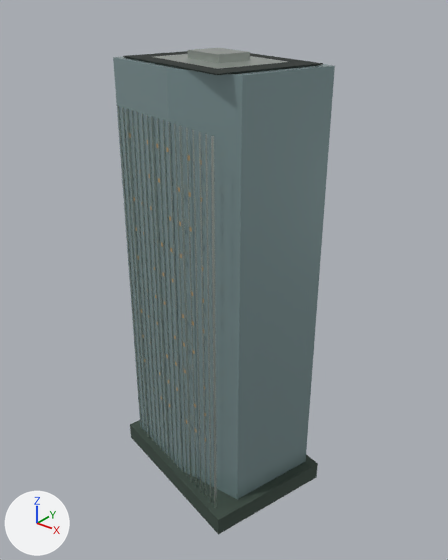
What one commit did to the glTF model landmarks/assets/excellence-houhai.glb.
Camera for both pictures: a camera (50 mm lens) standing at (170.0, -205.0, 240.0) and looking at (2.0, 5.0, 110.0). The lights are fixed; the arrows at lower left show +X, +Y and +Z. The older version comes first. Vertices at exactly the same position are counted once.

In view in the first picture: 'crown_screen', 'crown_step', 'envelope', 'fins', 'night_windows', 'podium', 'roof_deck'.
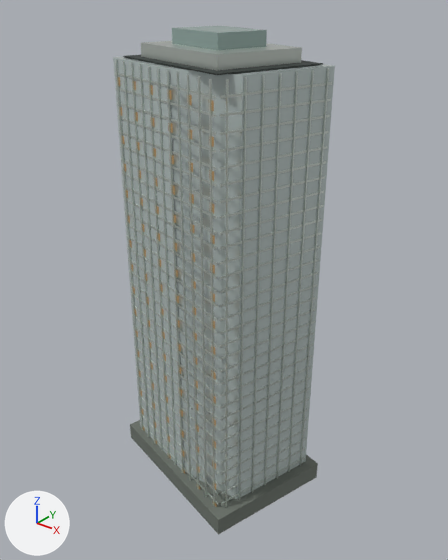
Where the change shows, as pixel boxes [x1, y1, x2, y2] in the pictures (448 x 560 px; the box of a moved part takes in the faces that stretch with it):
'envelope', recoloured, surface changed (grey to light grey): [113, 57, 335, 499] in both
'fins', recoloured, reshaped: before [118, 106, 217, 508]; after [115, 60, 329, 507]
'floor_bands', added: after [115, 72, 332, 505]
'podium', recoloured, surface changed (lighter): [130, 420, 318, 535] in both
'crown_step', recoloured, reshaped: before [154, 54, 287, 69]; after [141, 41, 302, 71]
'crown_screen', recoloured, surface changed, reshaped: before [188, 48, 250, 63]; after [172, 26, 267, 50]
'night_windows', reshaped: before [130, 137, 206, 441]; after [118, 77, 217, 507]
part 3 of me_fins, moved or reshaped: before [118, 106, 142, 429]; after [115, 60, 143, 430]
part 4 of me_fins, moved or reshaped: before [122, 107, 146, 432]; after [123, 61, 150, 437]
part 5 of me_fins, moved or reshaped: before [126, 109, 150, 437]; after [131, 63, 156, 443]
part 6 of me_fins, moved or reshaped: before [132, 110, 154, 440]; after [139, 65, 163, 451]
part 7 of me_fins, moved or reshaped: before [136, 112, 158, 445]; after [148, 66, 169, 458]
part 8 of me_fins, moved or reshaped: before [141, 113, 162, 449]; after [157, 68, 177, 465]
part 9 of me_fins, moved or reshaped: before [147, 115, 217, 508]; after [166, 68, 329, 507]

What changed in the scene script:
```text
Change mat_glass:
    mat_glass.base_color: (0.27, 0.381, 0.392) -> (0.558, 0.644, 0.631)  # grey #8ea6a8 -> light grey #c5d2d0
    mat_glass.metallic: 0.42 -> 0.22
Change mat_metal:
    mat_metal.base_color: (0.539, 0.591, 0.546) -> (0.665, 0.723, 0.672)  # light grey #c2cac3 -> light grey #d5ddd6
Change mat_stone:
    mat_stone.base_color: (0.0452, 0.0704, 0.0545) -> (0.153, 0.175, 0.15)  # greyish green #3c4b42 -> grey #6d746c
    mat_stone.roughness: 0.84 -> 0.78
Change mat_glass_alt:
    mat_glass_alt.roughness: 0.28 -> 0.22
Change me_crown_step:
    remove me_crown_step.from_pydata(...)  # 8 vertices, 12 faces; spans x -27.9..27.4, y -19.5..26.8, z 199.5..210.0
    add me_crown_step.from_pydata(...)  # 8 vertices, 12 faces; spans x -32.4..31.9, y -23.3..30.5, z 209.6..215.5
    me_crown_step part 1: the whole mesh is rebuilt
Change me_crown_screen:
    remove me_crown_screen.from_pydata(...)  # 8 vertices, 12 faces; spans x -12.7..12.2, y -6.8..14.1, z 210.0..213.2
    remove me_crown_screen.materials.append(mat_metal)  # light grey #c2cac3
    add me_crown_screen.from_pydata(...)  # 8 vertices, 12 faces; spans x -19.0..18.5, y -12.1..19.3, z 213.1..221.6
    me_crown_screen part 2: the whole mesh is rebuilt
    add me_crown_screen.materials.append(mat_glass_alt)  # grey #9eb6b0
Change me_fins:
    remove me_fins.from_pydata(...)  # 288 vertices, 432 faces; spans x -43.0..43.0, y -34.0..41.0, z 1.0..189.0
    add me_fins.from_pydata(...)  # 288 vertices, 432 faces; spans x -45.0..44.0, y -34.0..41.0, z 0.0..208.0
    me_fins part 3: the loose piece of 8 vertices spanning x -43.0, y -15.0..-14.0, z 1.0..189.0 is scaled about its middle by (2.29, 1.35, 1.11), then moved by (1.0, 0.0, 10.0)
    me_fins part 4: the loose piece of 8 vertices spanning x -39.0, y -16.0..-15.0, z 1.0..189.0 is scaled about its middle by (2.29, 1.35, 1.11), then moved by (4.0, -1.0, 10.0)
    me_fins part 5: the loose piece of 8 vertices spanning x -35.0..-34.0, y -17.0..-16.0, z 1.0..189.0 is scaled about its middle by (1.49, 0.747, 1.11), then moved by (7.0, -2.0, 10.0)
    me_fins part 6: the loose piece of 8 vertices spanning x -31.0..-30.0, y -18.0..-17.0, z 1.0..189.0 is scaled about its middle by (2.29, 1.35, 1.11), then moved by (9.0, -3.0, 10.0)
    me_fins part 7: the loose piece of 8 vertices spanning x -27.0..-26.0, y -19.0, z 1.0..189.0 is scaled about its middle by (2.29, 1.35, 1.11), then moved by (12.0, -3.0, 10.0)
    me_fins part 8: the loose piece of 8 vertices spanning x -22.0, y -20.0, z 1.0..189.0 is scaled about its middle by (2.29, 1.35, 1.11), then moved by (14.0, -4.0, 10.0)
    me_fins part 9: 96 of 288 vertices moved; they spanned x -18.0..28.0, y -34.0..-21.0, z 1.0..189.0 and now span x -1.0..44.0, y -34.0..17.0, z 0.0..208.0; mean shift (22.0, 11.0, 10.0); largest move (3.0, -27.0, 189.0) -> (44.0, 16.0, 208.0)
    other edits to the shape of me_fins do not show in these pictures
Change me_night_windows:
    remove me_night_windows.from_pydata(...)  # 480 vertices, 240 faces; spans x -35.1..34.7, y -31.2..38.5, z 44.2..178.4
    add me_night_windows.from_pydata(...)  # 768 vertices, 384 faces; spans x -43.0..42.6, y -33.3..40.6, z 7.7..201.3
    me_night_windows part 10: 240 vertices removed from x -35.1..19.8, y -31.2..-16.3, z 44.2..178.4; 384 vertices added at x -43.0..27.7, y -33.3..-14.2, z 7.7..201.3
    other edits to the shape of me_night_windows do not show in these pictures
Add ob_floor_bands:
    ob_floor_bands = bpy.data.objects.new('floor_bands', me_floor_bands)  # 1024 vertices, 1536 faces; spans x -45.0..44.0, y -34.0..41.0, z 6.0..203.0; in mat_metal (light grey #d5ddd6)
    ob_floor_bands.location = (0.0, 0.0, 0.0)
```
